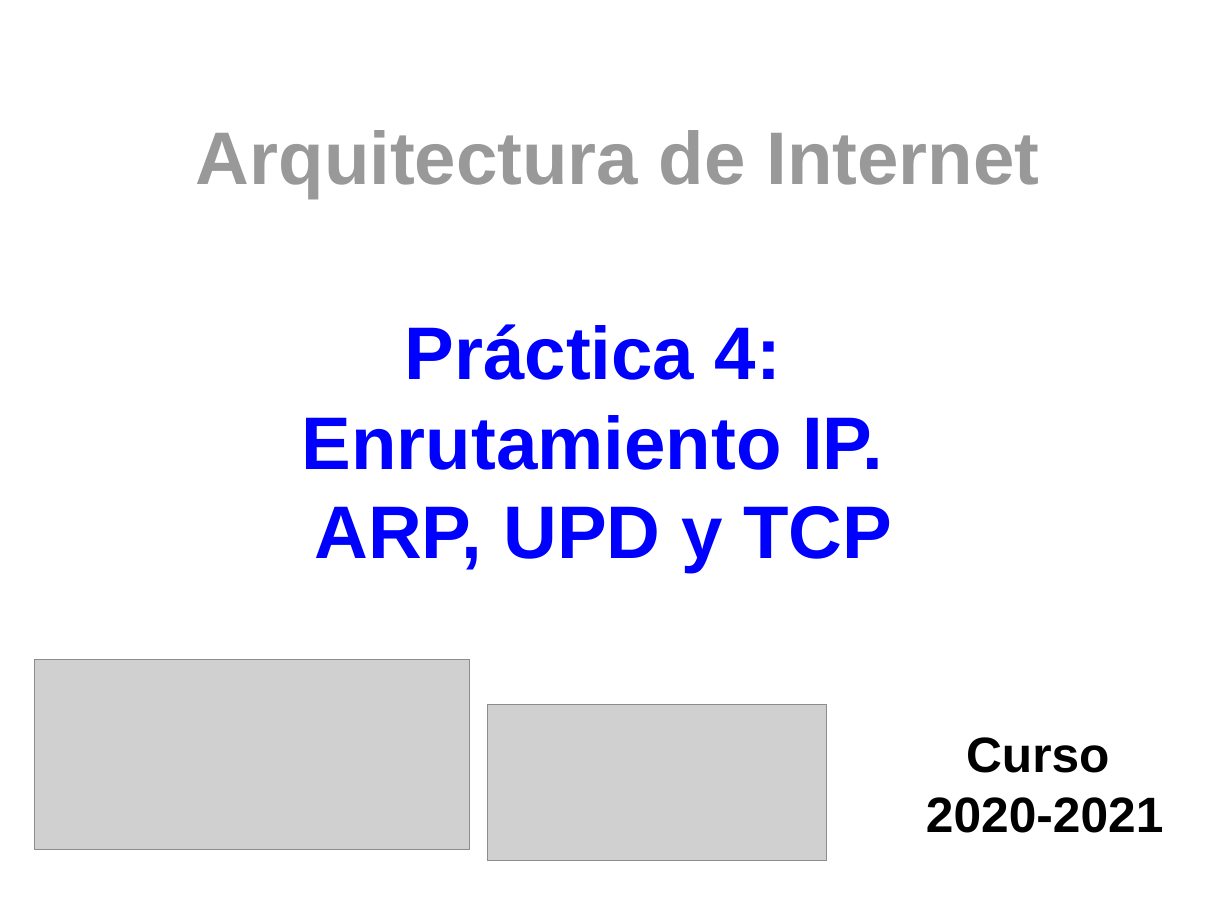
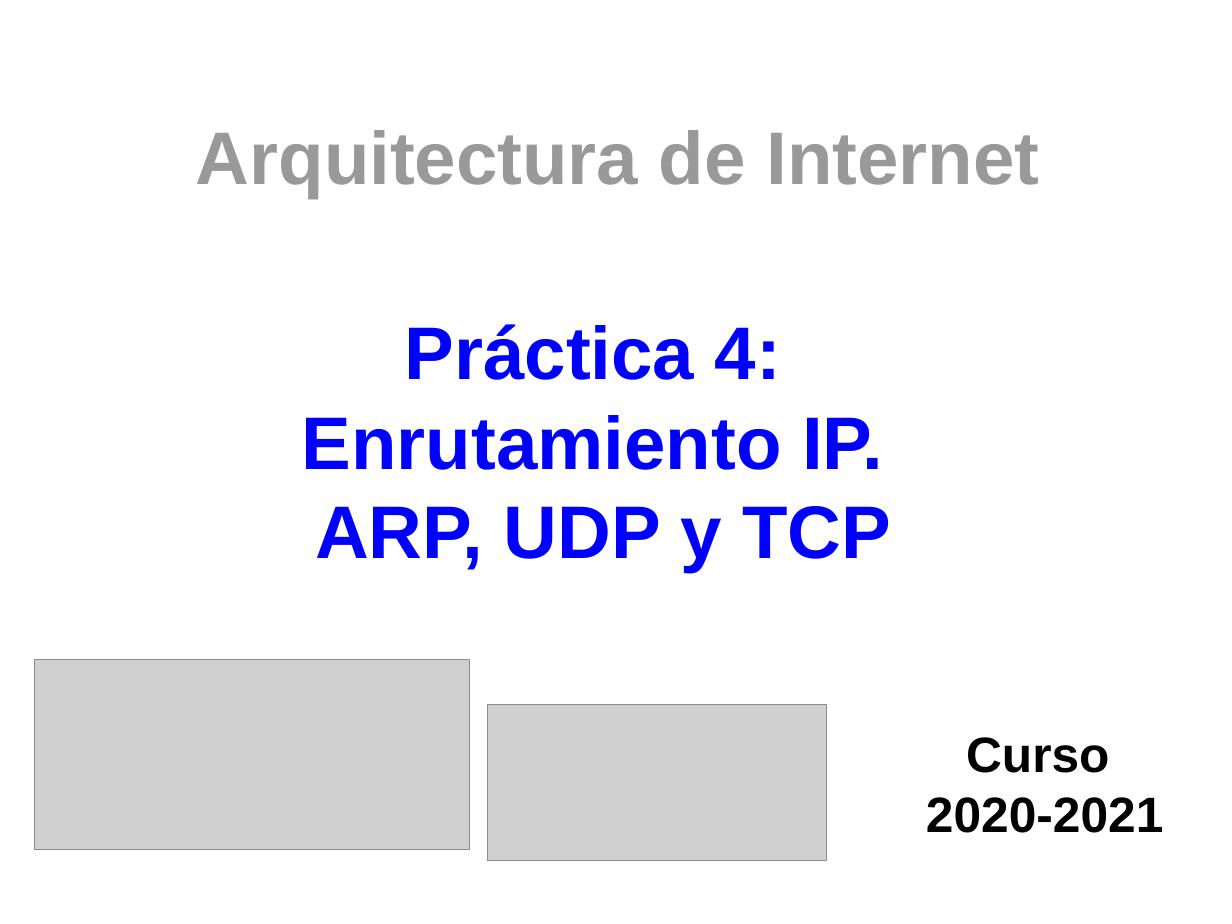
Before and after one commit to Obijuan/URJC-Gsyc-2018-Arquitectura-Internet, a slide deck: slide 1 of wiki/p4-ip-arp-udp-tcp/Portada/Portada.odp. Drawn at 1232x924 pixels with LibreOffice and Linux fonts; fonts in the diff are those of the drawing; grey boxes stand for pictures. Boxes give left, top, right and bottom in pixels: in the first picture for what was removed or moved away, otherwise in the second. Text is boxed around its words. In the diff, an @@ line names an element or a change of style, - is before the commit and + after.

```diff
--- a/wiki/p4-ip-arp-udp-tcp/Portada/Portada.odp
+++ b/wiki/p4-ip-arp-udp-tcp/Portada/Portada.odp
@@ title at [302,324,892,572]: text changed @@
-Práctica 4:
-Enrutamiento IP.
-ARP, UPD y TCP
+Práctica 4:
+Enrutamiento IP.
+ARP, UDP y TCP
```
Also in this commit, not shown: 1 other file.
